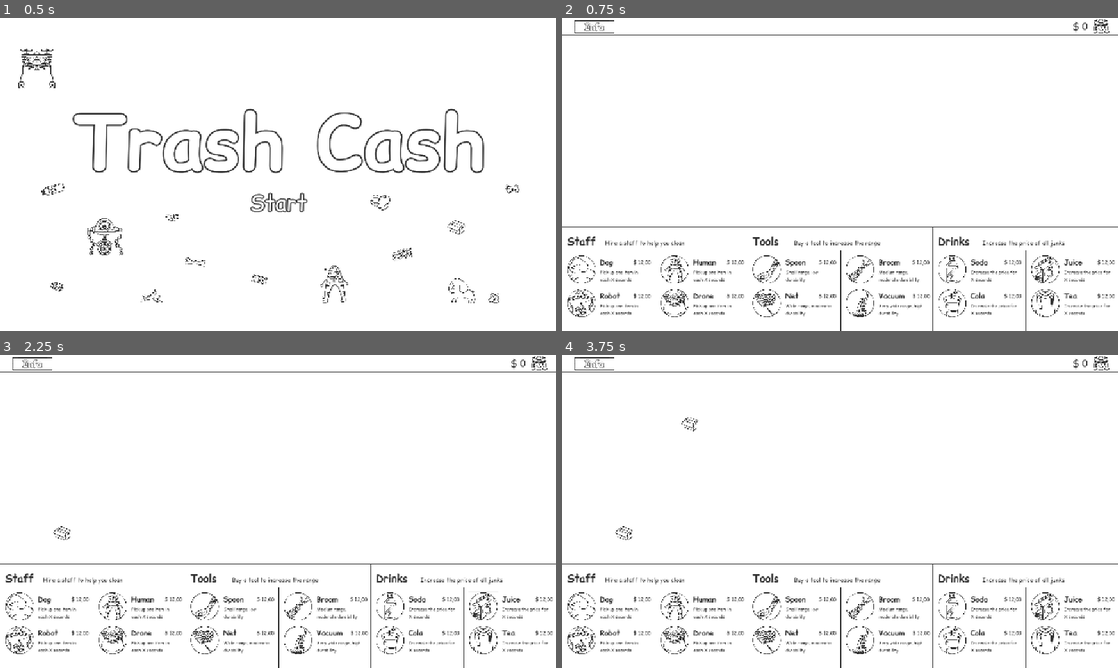
Above: before the commit, frames 1-4 (two rows, left to right).
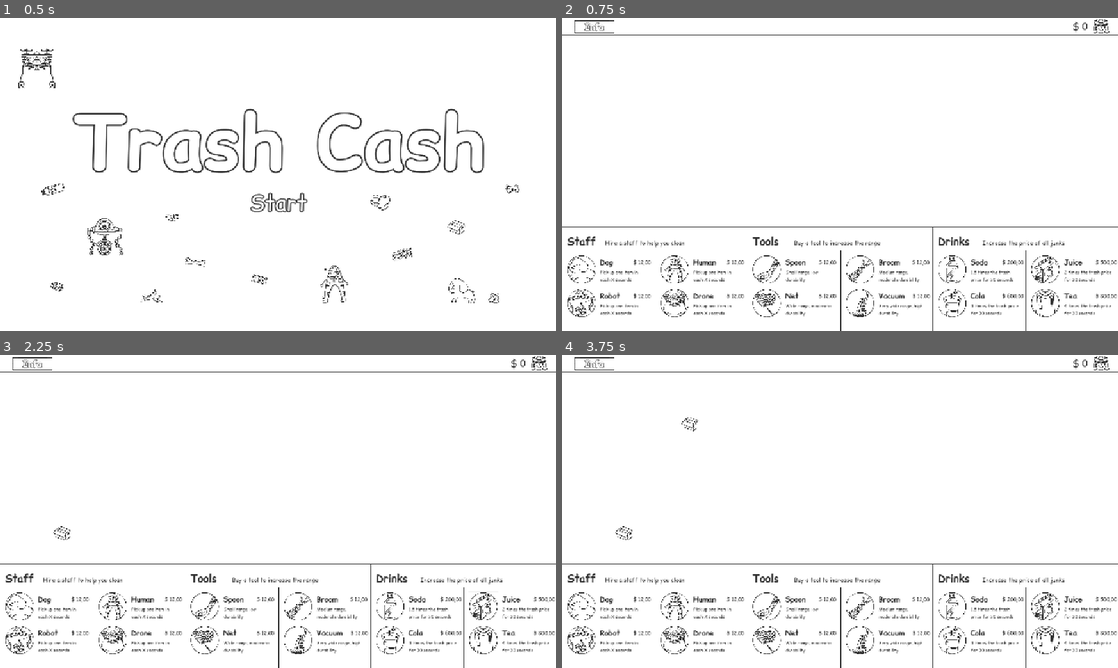
Above: after the commit, the same moments.

Repository: lu7ue/trash-cash
Game: Godot game, scene res://scenes/Start.tscn
Same seed, same stepped clock (60 frames per second), same inputs: the game is played once before the commit and once after it.
Inputs (mouse positions are in pixels of both pictures, inside the frame that each line leads up to):
- Up to frame 1 (0.5 s): no input
- Up to frame 2 (0.75 s): click (840, 202) at 0.5 s
- Up to frame 3 (2.25 s): click (389, 605) at 1.25 s; click (483, 605) at 2 s
- Up to frame 4 (3.75 s): click (951, 639) at 2.75 s; click (1045, 639) at 3.5 s

Frame 1 is identical in both runs. In frame 2, 0.5% of the frame differs, in the area x 73-100%, y 77-95%; in frame 3, 0.5%; in frame 4, 0.5%.

Commit message:
drinks done with mask bug

Diff:
--- a/scenes/Game.tscn
+++ b/scenes/Game.tscn
@@ -8,6 +8,7 @@
 [ext_resource type="Texture2D" uid="uid://bsywtj2x76t4v" path="res://assets/graphics/ui/background/ground_area.jpg" id="5_7ua8r"]
 [ext_resource type="FontFile" uid="uid://bcxi75wos6phq" path="res://assets/font/ComicRelief-Regular.ttf" id="5_attvq"]
 [ext_resource type="Texture2D" uid="uid://bnvvoqewulsdj" path="res://assets/graphics/ui/background/inventory_frame.PNG" id="6_sv1m6"]
+[ext_resource type="Script" uid="uid://coe6w4o6xi6j6" path="res://scripts/equipment.gd" id="8_a8wo8"]
 [ext_resource type="Texture2D" uid="uid://b4n7fewo5ex28" path="res://assets/graphics/equipment/staff_human_icon.PNG" id="10_sv1m6"]
 [ext_resource type="Texture2D" uid="uid://yumsl4d7riyj" path="res://assets/graphics/equipment/staff_robot_icon.PNG" id="11_a8wo8"]
 [ext_resource type="Texture2D" uid="uid://calo0wsv6ujon" path="res://assets/graphics/equipment/staff_dog_icon.PNG" id="11_sv1m6"]
@@ -104,6 +105,7 @@
 texture = ExtResource("5_7ua8r")
 
 [node name="Equipment" type="Node2D" parent="."]
+script = ExtResource("8_a8wo8")
 
 [node name="Inventory Frame" type="Sprite2D" parent="Equipment"]
 position = Vector2(0, 360.031)
@@ -589,7 +591,7 @@
 theme_override_colors/font_color = Color(0.192157, 0.192157, 0.192157, 1)
 theme_override_fonts/font = ExtResource("5_attvq")
 theme_override_font_sizes/font_size = 17
-text = "$ 12,00"
+text = "$ 200,00"
 horizontal_alignment = 1
 vertical_alignment = 1
 autowrap_mode = 2
@@ -602,7 +604,7 @@
 theme_override_colors/font_color = Color(0.192157, 0.192157, 0.192157, 1)
 theme_override_fonts/font = ExtResource("5_attvq")
 theme_override_font_sizes/font_size = 15
-text = "Increase the price for X seconds"
+text = "1.5 times the trash price for 30 seconds"
 vertical_alignment = 1
 autowrap_mode = 2
 
@@ -636,7 +638,7 @@
 theme_override_colors/font_color = Color(0.192157, 0.192157, 0.192157, 1)
 theme_override_fonts/font = ExtResource("5_attvq")
 theme_override_font_sizes/font_size = 17
-text = "$ 12,00"
+text = "$ 500,00"
 horizontal_alignment = 1
 vertical_alignment = 1
 autowrap_mode = 2
@@ -649,7 +651,7 @@
 theme_override_colors/font_color = Color(0.192157, 0.192157, 0.192157, 1)
 theme_override_fonts/font = ExtResource("5_attvq")
 theme_override_font_sizes/font_size = 15
-text = "Increase the price for X seconds"
+text = "2 times the trash price for 30 seconds"
 vertical_alignment = 1
 autowrap_mode = 2
 
@@ -683,7 +685,7 @@
 theme_override_colors/font_color = Color(0.192157, 0.192157, 0.192157, 1)
 theme_override_fonts/font = ExtResource("5_attvq")
 theme_override_font_sizes/font_size = 17
-text = "$ 12,00"
+text = "$ 600,00"
 horizontal_alignment = 1
 vertical_alignment = 1
 autowrap_mode = 2
@@ -696,7 +698,7 @@
 theme_override_colors/font_color = Color(0.192157, 0.192157, 0.192157, 1)
 theme_override_fonts/font = ExtResource("5_attvq")
 theme_override_font_sizes/font_size = 15
-text = "Increase the price for X seconds"
+text = "3 times the trash price for 30 seconds"
 vertical_alignment = 1
 autowrap_mode = 2
 
@@ -730,7 +732,7 @@
 theme_override_colors/font_color = Color(0.192157, 0.192157, 0.192157, 1)
 theme_override_fonts/font = ExtResource("5_attvq")
 theme_override_font_sizes/font_size = 17
-text = "$ 12,00"
+text = "$ 800,00"
 horizontal_alignment = 1
 vertical_alignment = 1
 autowrap_mode = 2
@@ -743,7 +745,7 @@
 theme_override_colors/font_color = Color(0.192157, 0.192157, 0.192157, 1)
 theme_override_fonts/font = ExtResource("5_attvq")
 theme_override_font_sizes/font_size = 15
-text = "Increase the price for X seconds"
+text = "4 times the trash price for 30 seconds"
 vertical_alignment = 1
 autowrap_mode = 2
 
--- /dev/null
+++ b/scripts/equipment.gd
@@ -0,0 +1,105 @@
+extends Node2D
+
+# Drinks configuration
+var drinks: Array = [
+	{"drink_name": "Soda", "drink_price": 50},
+	{"drink_name": "Juice", "drink_price": 100},
+	{"drink_name": "Cola", "drink_price": 150},
+	{"drink_name": "Tea", "drink_price": 200},
+]
+
+# Cooldown durations in seconds
+var cooldowns = {
+	"Soda": 30.0,
+	"Juice": 30.0,
+	"Cola": 30.0,
+	"Tea": 30.0
+}
+
+# Track active cooldowns
+var cooldown_timers: Dictionary = {}
+
+func _ready() -> void:
+	for drink_node in $Drinks.get_children():
+		# Store price in metadata
+		for drink_data in drinks:
+			if drink_data["drink_name"] == drink_node.name:
+				drink_node.set_meta("drink_price", drink_data["drink_price"])
+
+				# Connect button signal
+				var button_name = "%s Icon" % drink_node.name
+				if drink_node.has_node(button_name):
+					var button: Button = drink_node.get_node(button_name)
+					button.pressed.connect(Callable(self, "_on_drink_pressed").bind(drink_node))
+				else:
+					print("Warning: Button not found for drink:", drink_node.name)
+				break
+
+func _on_drink_pressed(drink_node: Node) -> void:
+	if drink_node.has_meta("drink_price"):
+
+		if cooldown_timers.has(drink_node):
+			print(drink_node.name, " is on cooldown!")
+			return
+
+		var price = drink_node.get_meta("drink_price")
+		if GameState.player_money < abs(price):
+			print("Not enough money!")
+			return
+
+		GameState.remove_money(price)
+		print("Bought %s, applied price %d" % [drink_node.name, price])
+
+		# Determine multiplier based on drink
+		var multiplier: float
+		match drink_node.name:
+			"Soda":
+				multiplier = 1.5
+			"Juice":
+				multiplier = 2.0
+			"Cola":
+				multiplier = 3.0
+			"Tea":
+				multiplier = 4.0
+			_:
+				multiplier = 1.0
+
+		# Apply item multiplier
+		var spawner = get_tree().root.get_node("Game/Ground Area/ItemSpawner") # adjust path
+		if spawner:
+			spawner.apply_price_multiplier(multiplier, 30.0)
+
+		# Start cooldown with ColorRect overlay
+		_start_cooldown(drink_node)
+
+func _start_cooldown(drink_node: Node) -> void:
+	var duration = cooldowns[drink_node.name]
+
+	# Create ColorRect overlay
+	var button = drink_node.get_node("%s Icon" % drink_node.name) as Button
+	var mask = ColorRect.new()
+	mask.color = Color(0,0,0,0.5)  # semi-transparent black
+	mask.size = Vector2(200, 100)
+	mask.position = button.position
+	drink_node.add_child(mask)
+
+	# Store cooldown info
+	cooldown_timers[drink_node] = {
+		"remaining": duration,
+		"mask": mask,
+		"total": duration
+	}
+
+func _process(delta: float) -> void:
+	# Update all active cooldowns
+	for drink_node in cooldown_timers.keys():
+		var data = cooldown_timers[drink_node]
+		data["remaining"] -= delta
+
+		var button = drink_node.get_node("%s Icon" % drink_node.name) as Button
+		var ratio = max(data["remaining"] / data["total"], 0)
+		data["mask"].size.x = button.get_size().x * ratio
+
+		if data["remaining"] <= 0:
+			data["mask"].queue_free()
+			cooldown_timers.erase(drink_node)
--- a/scripts/game_state.gd
+++ b/scripts/game_state.gd
@@ -5,7 +5,7 @@
 
 @export var player_money: int = 0:
 	set(value):
-		player_money = max(0, value)
+		player_money = value
 		money_changed.emit(player_money)
 	get:
 		return player_money
--- a/scripts/item_spawner.gd
+++ b/scripts/item_spawner.gd
@@ -6,8 +6,23 @@
 # Item scene
 var item_scene: PackedScene = preload("res://scenes/Item.tscn")
 
+var items: Array = [
+	{"type": "paper_box", "probability": 0.1, "value": 50},
+	{"type": "plastic_bottle", "probability": 0.1, "value": 30},
+	{"type": "plastic_bag", "probability": 0.1, "value": 20},
+	{"type": "can", "probability": 0.1, "value": 40},
+	{"type": "apple_core", "probability": 0.08, "value": 10},
+	{"type": "banana_peel", "probability": 0.08, "value": 10},
+	{"type": "fish_bone", "probability": 0.07, "value": 15},
+	{"type": "big_bone", "probability": 0.07, "value": 20},
+	{"type": "battery", "probability": 0.05, "value": 100},
+	{"type": "medicine_bottle", "probability": 0.05, "value": 80},
+	{"type": "poop", "probability": 0.05, "value": 0, "is_poop": true},
+	{"type": "cash", "probability": 0.1, "value": 200}
+]
+
 # Item probabilities and values
-var items: Array = [
+var base_items: Array = [
 	{"type": "paper_box", "probability": 0.1, "value": 50},
 	{"type": "plastic_bottle", "probability": 0.1, "value": 30},
 	{"type": "plastic_bag", "probability": 0.1, "value": 20},
@@ -27,12 +42,17 @@
 var ground_height: float = 600
 var ground_center: Vector2 = Vector2(0, -150)
 
+# Active multiplier timer
+var multiplier_timer: SceneTreeTimer
+
 func _ready() -> void:
 	print("Item spawner called")
 	game_start_time = Time.get_ticks_msec() / 1000.0
 	timer.wait_time = 1.5
 	timer.timeout.connect(Callable(self, "_on_spawn_timer"))
 	timer.start()
+
+	_reset_item_values()
 
 func _on_spawn_timer() -> void:
 	# Calculate total probability
@@ -67,3 +87,31 @@
 	#print("Item spawned:", item.item_type)
 
 	get_parent().add_child(item)
+
+func apply_price_multiplier(multiplier: float, duration: float = 30.0) -> void:
+	# Cancel any active timer first
+	if multiplier_timer:
+		multiplier_timer.disconnect("timeout", Callable(self, "_on_multiplier_timeout"))
+
+	# Apply new multiplier
+	items.clear()
+	for item in base_items:
+		var new_item = item.duplicate(true)
+		if not new_item.has("is_poop") or new_item["is_poop"] == false:
+			new_item["value"] = int(new_item["value"] * multiplier)
+		items.append(new_item)
+
+	print("Applied price multiplier:", multiplier)
+
+	# Start timer to reset after duration
+	multiplier_timer = get_tree().create_timer(duration)
+	multiplier_timer.timeout.connect(Callable(self, "_on_multiplier_timeout"))
+
+func _on_multiplier_timeout() -> void:
+	print("Price multiplier expired, resetting to base values.")
+	_reset_item_values()
+
+func _reset_item_values() -> void:
+	items.clear()
+	for item in base_items:
+		items.append(item.duplicate(true))
Not shown: 1 places in scenes/Game.tscn that only renumber resources
Not shown, added: scripts/equipment.gd.uid
